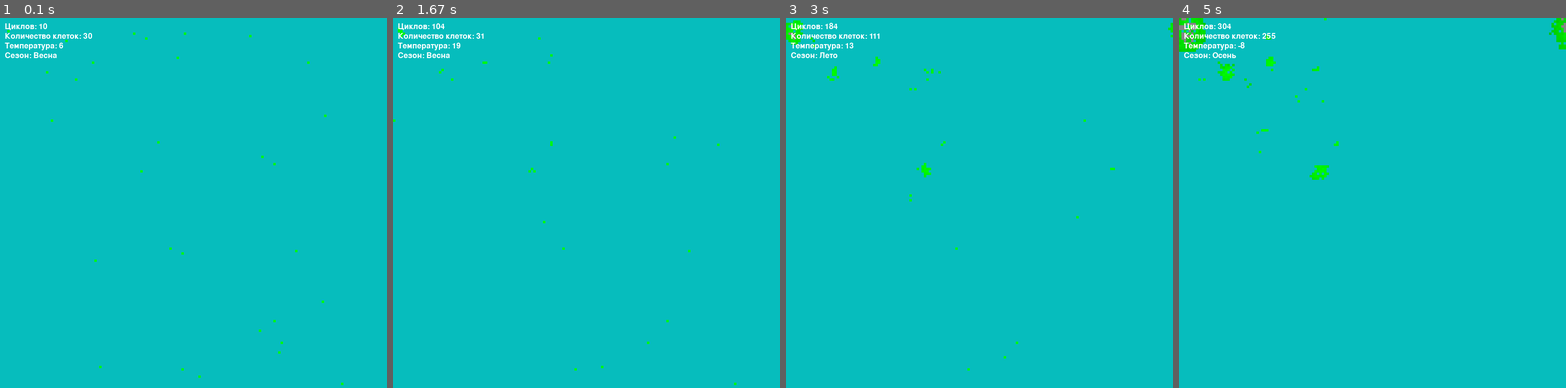
Above: before the commit, frames 1-4 (left to right).
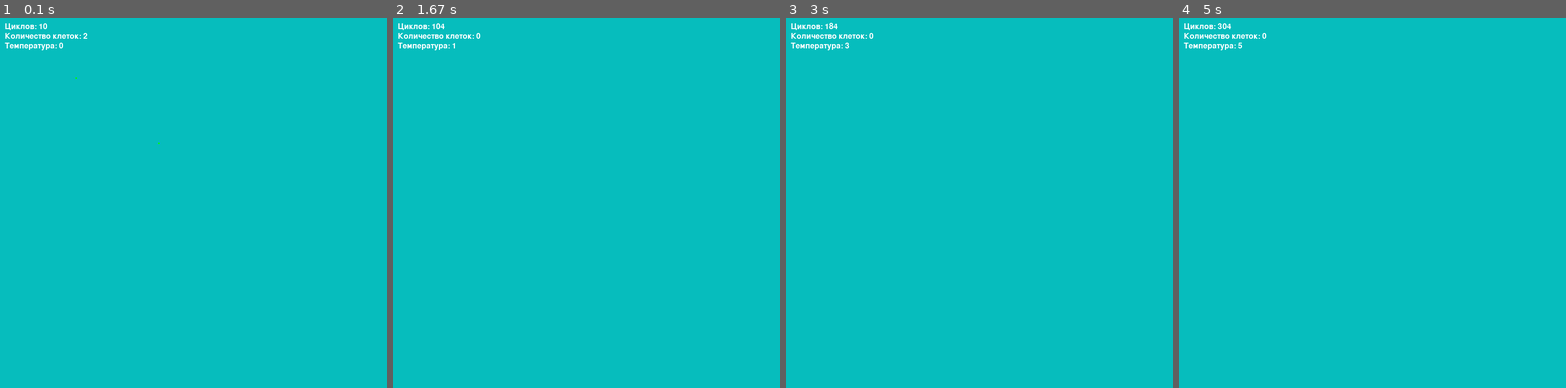
Above: after the commit, the same moments.

Repository: PilotOfAsuka/CellLabPython
Game: pygame game, started from BotsPython.py
Same seed, same stepped clock (60 frames per second), same inputs: the game is played once before the commit and once after it.
Inputs:
- Up to frame 1 (0.1 s): no input
- Up to frame 2 (1.67 s): no input
- Up to frame 3 (3 s): no input
- Up to frame 4 (5 s): tap Enter every 0.33 s from 3.33 to 4.67 s

The runs differ from the first frame. In frame 1, 0.3% of the frame differs, in the area x 1-89%, y 3-100%; in frame 2, 0.3%; in frame 3, 0.6%; in frame 4, 1.3%, in the area x 0-100%, y 0-44%.

Commit message:
Update BotsPython.py
Day and Night, Temperature

Diff:
--- a/BotsPython.py
+++ b/BotsPython.py
@@ -1,8 +1,8 @@
 import pygame
-import sys
+
 import random
 import math
-import copy
+
 
 # функция мутации
 def mutate_genome(genome):
@@ -17,13 +17,13 @@
 
 # Константы
 WIDTH, HEIGHT = 800, 800
-CELL_SIZE = 5 # размер клетки изменяя этот параметр меняется масштаб
+CELL_SIZE = 3 # размер клетки изменяя этот параметр меняется масштаб
 GRID_SIZE_W = WIDTH // CELL_SIZE
 GRID_SIZE_H = HEIGHT // CELL_SIZE
 cycle_count = 0
-max_temperature_change = 15  # Максимальное изменение температуры
-base_temperature = 5  # Базовая температура
-START_NUM_OF_CELL = 30 # Количество начальных клеток
+max_temperature_change = 5  # Максимальное изменение температуры
+base_temperature = 15  # Базовая температура
+START_NUM_OF_CELL = 40 # Количество начальных клеток
 gen_size = 64 #Размер гена
 
 # кортеж направлений
@@ -58,7 +58,7 @@
 
 # Класс BotGenome, определяющий поведение и свойства бота
 class BotGenome:
-    def __init__(self, world, food = 500, x = 0, y = 0, color=(0, 255, 0), genome=None):
+    def __init__(self, world, food = 700, x = 0, y = 0, color=(0, 255, 0), genome=None, predator=False):
         # Инициализация генома с заданным размером
         self.world = world
         self.genome = [random.randint(0, 63) for _ in range(gen_size)] if genome is None else genome
@@ -66,26 +66,27 @@
         self.food = food
         self.position = (x, y)
         self.color = color
-    MAX_ENERGY = 1100  # Максимальный уровень энергии для бота
+        self.predator = predator
+    MAX_ENERGY = 1600  # Максимальный уровень энергии для бота
 
         # функция выполнения генома
     def execute_genome(self):
-        self.food -= calculate_energy_cost(self.world.temperature, 15)
+        self.food -= energy_cost(self.world.weather[0], 120)
         command = self.genome[self.ptr]
         self.execute_command(command)
         # Проверка на смерть бота, если его пищи нет
         if self.food < 0:
             x, y = self.position
             self.world.world_grid[y][x] = None  # Удаление бота из сетки
-        if self.food >= 1000:
+        if self.food >= 1500:
             self.reproduce()
 
         # функция выполнений команд
     def execute_command(self, command):
         # Выполнение команды в зависимости от числа
-        if command in range(10,24):
+        if command in range(10,20) and self.predator == False:
             self.photosynthesis()
-        elif command in range(25,30):
+        elif command in range(21,35):
             self.move()
         elif command == range(1,9):
             self.how_many_food()
@@ -95,8 +96,7 @@
 
         # функция фотосинтеза
     def photosynthesis(self):
-        self.food += int(get_light_intensity(self.position[1], self.world.cycle_count))
-
+        self.food += max(1, GRID_SIZE_H - self.position[1]) + ( int(self.world.weather[1]))
         self.food = min(self.food, self.MAX_ENERGY)  # Ограничиваем максимальное количество энергии
         self.move_ptr()
 
@@ -130,10 +130,11 @@
             self.world.world_grid[y][x] = None
 
             # Перемещаем бота на новую позицию
+            self.world.world_grid[new_y][new_x] = self
             self.position = (new_x, new_y)
-            self.world.world_grid[new_y][new_x] = self
+
             # Уменьшение количества еды бота за движение
-            self.food -= calculate_energy_cost(self.world.temperature, 15)  # логика расхода энергии
+            self.food -= energy_cost(self.world.weather[0], 100)  # логика расхода энергии
 
         elif isinstance(self.world.world_grid[new_y][new_x], Food):
             # Освобождаем текущую позицию
@@ -142,11 +143,28 @@
             self.world.world_grid[new_y][new_x] = self
             self.position = (new_x, new_y)
             # Увеличение энергии за еду (class Food)
-            self.food += 100  # логика расхода энергии
-
-
-        dir_index = (self.ptr + 2) % len(self.genome)
-        self.ptr = (self.ptr + self.genome[dir_index]) % len(self.genome)
+            self.food += 10  # логика расхода энергии
+            self.predator = True
+
+            dir_index = (self.ptr + 3) % len(self.genome)
+            self.ptr = (self.ptr + self.genome[dir_index]) % len(self.genome)
+
+        elif isinstance(self.world.world_grid[new_y][new_x], BotGenome):
+            predator_index = (self.ptr + 4) % len(self.genome)
+            is_predator = self.genome[predator_index] % 16
+            if is_predator in range(1,7):
+                # Освобождаем текущую позицию
+                self.world.world_grid[y][x] = None
+                # Перемещаем бота на новую позицию
+                self.world.world_grid[new_y][new_x] = self
+                self.position = (new_x, new_y)
+                self.food += 50  # логика расхода энергии
+                self.color = (min(self.color[0] + 10, 80),self.color[1],self.color[2])
+                dir_index = (self.ptr + 10) % len(self.genome)
+                self.ptr = (self.ptr + self.genome[dir_index]) % len(self.genome)
+            else:
+                dir_index = (self.ptr + 2) % len(self.genome)
+                self.ptr = (self.ptr + self.genome[dir_index]) % len(self.genome)
 
         # функция перемещения УТК
     def move_ptr_to(self):
@@ -165,7 +183,8 @@
 
         if not free_positions:
             x, y = self.position
-            self.world.world_grid[y][x] = None # Удаление бота из сетки если Нет свободных позиций для размножения
+            self.world.world_grid[y][x] = None# Удаление бота из сетки если Нет свободных позиций для размножения
+
             if random.random() < 0.2:
                 self.world.world_grid[y][x] = Food(self, x=x,y=y,food=100)
             return
@@ -179,8 +198,8 @@
         mutate_genome(new_genome)
 
         # Создаем нового бота с мутированным геномом
-        new_color = (0, max(self.color[1] - 5, 0), 0)
-        new_bot = BotGenome(self.world, food=self.food // 2, x=x, y=y, color=new_color, genome=new_genome)
+        new_color = (self.color[0], max(self.color[1] - 1, 90), 0)
+        new_bot = BotGenome(self.world, food=self.food // 2, x=x, y=y, color=new_color, genome=new_genome, predator=self.predator)
         self.world.world_grid[y][x] = new_bot
         self.food //= 4
 
@@ -197,25 +216,34 @@
 
 # >>>>>>отдельные функции<<<<<<<<<
 # функция расчёта потребления энергии от температуры
-def calculate_energy_cost(temperature, base_energy_cost):
-    optimal_temperature = 20  # Оптимальная температура
-    if temperature >= optimal_temperature:
+def energy_cost(temperature, base_energy_cost):
+    if temperature >= base_temperature:
         # Энергозатраты увеличиваются с понижением температуры ниже оптимальной
-        energy_cost_multiplier = (optimal_temperature - temperature) * 0.03
+        energy_cost_multiplier = (base_temperature - (temperature)) * 0.02
     else:
         # Энергозатраты увеличиваются ещё сильнее при очень низких температурах
-        energy_cost_multiplier = (optimal_temperature - temperature) * 0.05
+        energy_cost_multiplier = (base_temperature - (temperature)) * 0.05
 
     return base_energy_cost * energy_cost_multiplier
 
 
-# функция интенсивности света
-def get_light_intensity(y, cycle_count, season_length=450):
-    season_phase = cycle_count / season_length % 1
-    season_intensity = math.sin(season_phase * 1 * math.pi)  # Синусоидальная функция для имитации сезонов
-    vertical_intensity = max(1, GRID_SIZE_H - y)  # Изначальная логика
-    return vertical_intensity * (0.2 * season_intensity + 0.2)
-
+#Функция погоды
+def weather_system(cycle_count):
+
+    # Параметры для смены времен года
+    season_length = 5000 # Длинна сезона в циклах
+    season_phase = (cycle_count % season_length) / season_length
+
+    # Температура варьируется от -10 до +20 градусов
+    temperature = 15 * math.sin(season_phase * 2 * math.pi)
+
+
+    # Интенсивность света изменяется в зависимости от времени суток (цикла)
+    day_length = 1000  # Длина дня в циклах
+    day_phase = (cycle_count % day_length) / day_length
+    light_intensity = math.sin(day_phase * 1 * math.pi)
+
+    return [temperature, light_intensity]
 
 # Функция для генерации случайной свободной позиции
 def random_position(world_grid):
@@ -227,10 +255,8 @@
     return x, y
 
 class World:
-    temperature = base_temperature
     cycle_count = 0
-    season = ''
-
+    weather = [0,0]
     def __init__(self, screen):
         self.screen = screen
         # Инициализация двумерного массива мира
@@ -240,29 +266,8 @@
             bot = BotGenome(self, x=x, y=y)
             self.world_grid[y][x] = bot
 
-    def get_current_season(self, season_length=450):
-        season_phase = self.cycle_count / season_length % 1
-        if 0 <= season_phase < 0.25:
-            return "Весна"
-        elif 0.25 <= season_phase < 0.5:
-            return "Лето"
-        elif 0.5 <= season_phase < 0.75:
-            return "Осень"
-        else:
-            return "Зима"
-
-    # Функция для обновления температуры
-    def update_temperature(self):
-        season_length = 450  # Длина сезонного цикла
-        season_phase = (self.cycle_count % season_length) / season_length
-        seasonal_temperature_variation = max_temperature_change * math.sin(
-            season_phase * 2 * math.pi)  # Сезонное изменение температуры
-        self.temperature = int(base_temperature + seasonal_temperature_variation)
-
     def update(self):
 
-        self.update_temperature()  # Обновляем температуру
-        self.season = self.get_current_season()  # Обновляем сезон
         # Обновление состояния каждого бота
         for y in range(GRID_SIZE_H):
             for x in range(GRID_SIZE_W):
@@ -270,6 +275,7 @@
                 if isinstance(obj, BotGenome):
                     obj.execute_genome()
         self.cycle_count += 1
+        self.weather = weather_system(self.cycle_count)
 
     # Функция отрисовки бота
     def draw_bot(self, bot):
@@ -280,21 +286,16 @@
     # функция подсчета циклов
     def draw_cycle_count(self):
         text = font.render(f'Циклов: {self.cycle_count}', True, WHITE)
-        self.screen.blit(text, (10, 10))  # Размещение текста в левом верхнем углу
+        self.screen.blit(text, (10, 10))  # Меняйте положение текста при необходимости
 
     # функция подсчета температуры
     def draw_temp_count(self):
-        text = font.render(f'Темпeратура: {self.temperature}', True, WHITE)
-        self.screen.blit(text, (10, 50))  # Размещение текста в левом верхнем углу
+        text = font.render(f'Темпeратура: {int(self.weather[0])}', True, WHITE)
+        self.screen.blit(text, (10, 50))  # Меняйте положение текста при необходимости
 
     def draw_bot_count(self, count):
         count_text = font.render(f'Количество клеток: {count}', True, WHITE)
         self.screen.blit(count_text, (10, 30))  # Меняйте положение текста при необходимости
-
-    # функция получения сезона
-    def draw_season_info(self):
-        season_text = font.render(f'Сезон: {self.season}', True, WHITE)
-        self.screen.blit(season_text, (10, 70))  # Поместите текст в нужное место на экране
 
     def draw(self):
         # Отрисовка ботов
@@ -311,7 +312,7 @@
         self.draw_cycle_count()
         self.draw_bot_count(count_of_bots)
         self.draw_temp_count()
-        self.draw_season_info()
+
 
 
 class App:
